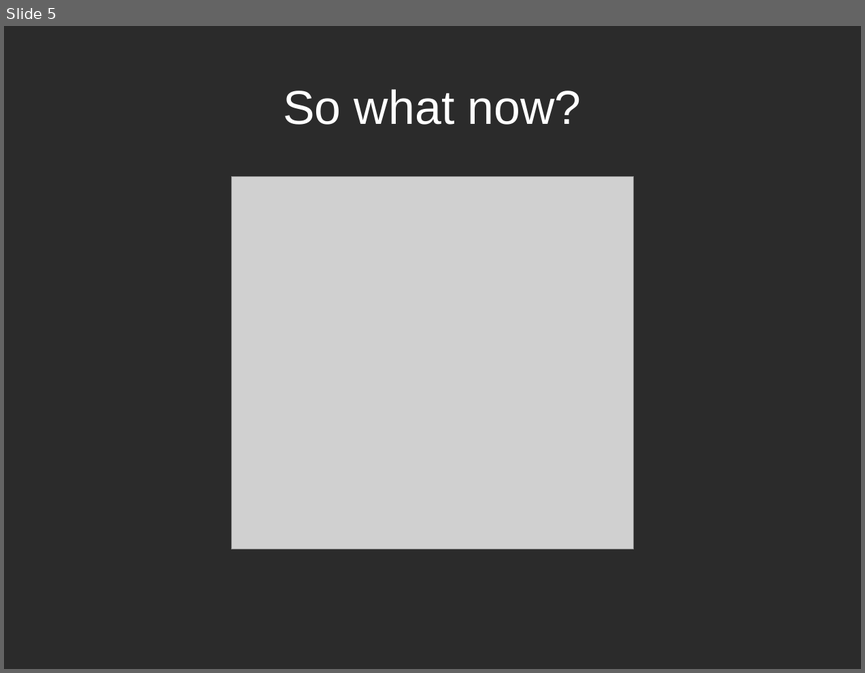
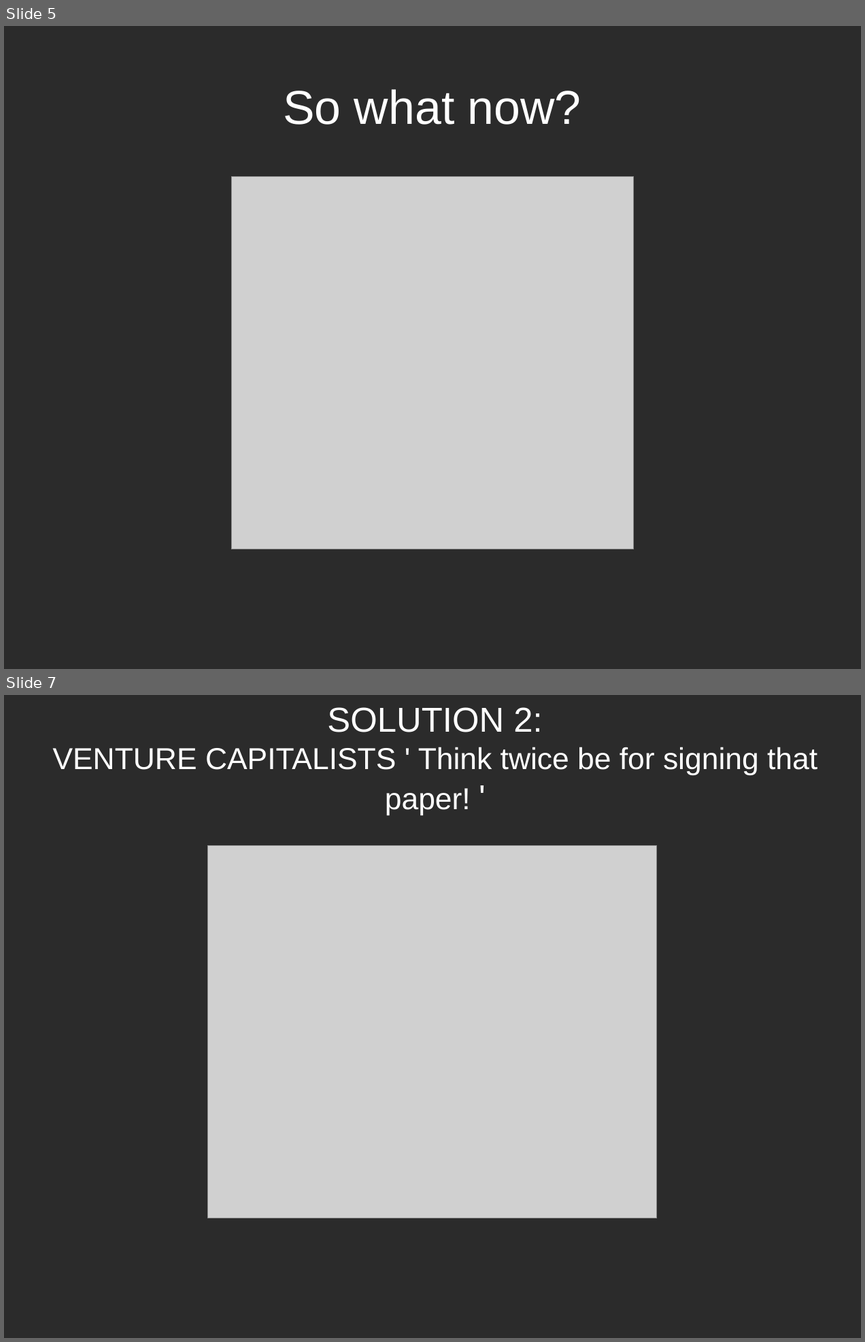
Before and after one commit to gitalry/Yusudd, a slide deck: about startups.odp. Shown one above the other, each under a label of ours: slide 5 before the commit, slides 5 and 7 after it; the slides between them are not shown. The pictures are 865x673 and 865x1342 pixels, drawn with LibreOffice and Linux fonts; fonts in the diff are those of the drawing; grey boxes stand for pictures; background and template pictures are left out; a plain dark background stands for a picture behind light text. Boxes give left, top, right and bottom in pixels: in the first picture for what was removed or moved away, otherwise in the second. Text is boxed around its words. In the diff, an @@ line names an element or a change of style, - is before the commit and + after.

```diff
--- a/about startups.odp
+++ b/about startups.odp
@@ slide 7 added at (4, 695, 861, 1338), background picture (left out) @@
@@ title added at (53, 707, 817, 816), 28 pt, text #FFFFFF @@
+SOLUTION 2:
+VENTURE CAPITALISTS ' Think twice be for signing that paper! '
@@ picture added at (208, 846, 656, 1219) @@
```
Also in this commit, not shown: 2 slides changed, 5 other slides added, 1 slide removed, 1 other file.
